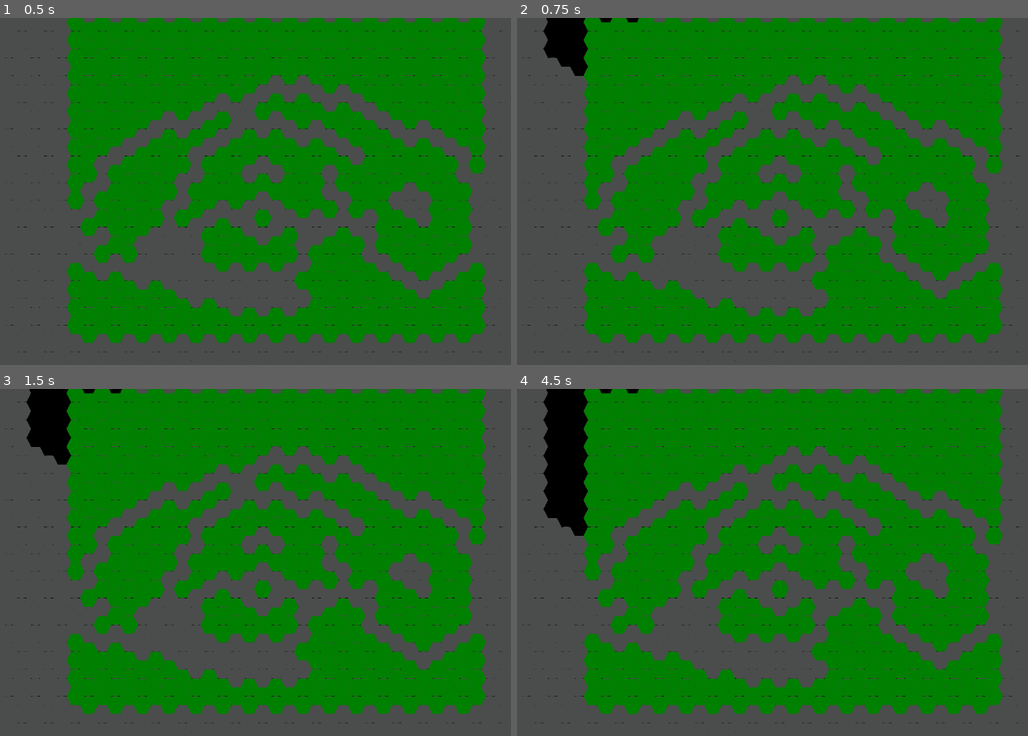
Above: before the commit, frames 1-4 (two rows, left to right).
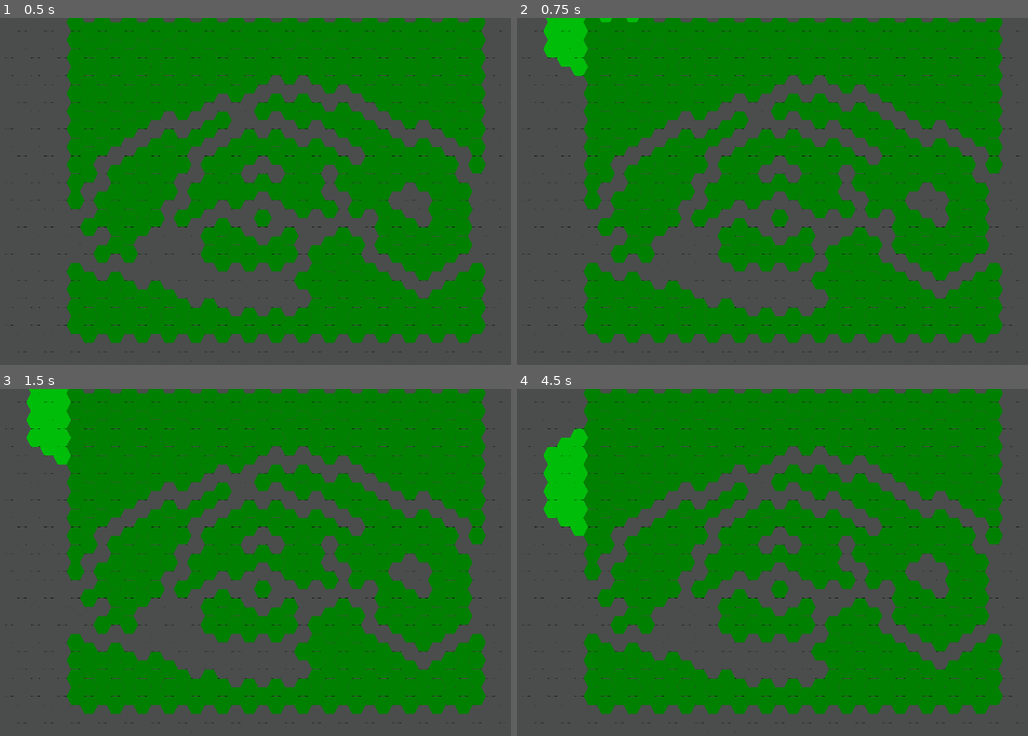
Above: after the commit, the same moments.

Repository: antoskaneet/HehaWar_Classic
Game: Godot game, scene res://scenes/Main.tscn
Same seed, same stepped clock (60 frames per second), same inputs: the game is played once before the commit and once after it.
Inputs (mouse positions are in pixels of both pictures, inside the frame that each line leads up to):
- Up to frame 1 (0.5 s): no input
- Up to frame 2 (0.75 s): tap Enter at 0.5 s; move the mouse to (593, 21) at 0.52 s; click (593, 21) at 0.67 s
- Up to frame 3 (1.5 s): tap Space at 1.25 s; move the mouse to (76, 409) at 1.27 s; click (76, 409) at 1.42 s
- Up to frame 4 (4.5 s): tap Enter at 2, 3.5 s; move the mouse to (593, 427) at 2.02 s; click (593, 427) at 2.17 s; tap Space at 2.75, 4.25 s; move the mouse to (593, 447) at 2.77 s; click (593, 447) at 2.92 s; move the mouse to (593, 465) at 3.52 s; click (593, 465) at 3.67 s; move the mouse to (593, 482) at 4.27 s; click (593, 482) at 4.42 s

Frame 1 is identical in both runs. In frame 2, 1.2% of the frame differs, in the area x 5-24%, y 0-17%; in frame 3, 1.6%; in frame 4, 3.2%, in the area x 5-24%, y 0-43%.

Commit message:
movement
prepreprepremovement

Diff:
--- a/core/autoload/PathFinder.gd
+++ b/core/autoload/PathFinder.gd
@@ -2,6 +2,7 @@
 
 var _tilemaplayer
 var _unit
+var movement_area_mass = []
 
 func set_tilemaplayer(tilemaplayer: TileMapLayer):
 	_tilemaplayer = tilemaplayer
@@ -30,7 +31,8 @@
 
 	return neighbors
 
-func get_reachable_tiles(unit: Node) -> Dictionary:
+func get_movement_area(unit: Node) -> Array:
+	movement_area_mass.clear()
 	var start = _tilemaplayer.local_to_map(_unit.position)
 	var max_steps = _unit.data.radius
 	var visited := { start: 0 }
@@ -54,8 +56,11 @@
 			visited[neighbor] = cost + 1
 			frontier.append({ "pos": neighbor, "cost": cost + 1 })
 
-			var mega = GridRegistry.get_hex(neighbor, "grass")
-			if mega:
-				mega.bob()
+			var movement_area_cell = GridRegistry.get_hex(neighbor, "grass")
+			movement_area_mass.append(movement_area_cell)
 
-	return visited
+	return movement_area_mass
+
+func get_path_move(grass: Node):
+	#в процессе
+	return
--- a/core/autoload/UnitSelector.gd
+++ b/core/autoload/UnitSelector.gd
@@ -1,13 +1,23 @@
 extends Node
 
 var hex_grid = HexGrid.new()
+var grass_mass: Array
+var current_unit: Node
 
 func register_unit(unit: Node):
 	unit.unit_selected.connect(_on_unit_selected)
 	print("Подписан на сигнал юнита: ", unit.name)
 
+func register_grass(grass: Node):
+	grass.grass_selected.connect(_on_hex_grass_selected)
+
 func _on_unit_selected(unit: Node):
 	print("Выбран юнит:", unit)
 	PathFinder.set_seleted_unit(unit)
-	PathFinder.get_reachable_tiles(unit)
-	#print("весь массив: ", GridRegistry.hexs)
+	hex_grid.remove_movement_area(grass_mass)
+	grass_mass = PathFinder.get_movement_area(unit)
+	hex_grid.set_movement_area(grass_mass)
+	current_unit = unit
+
+func _on_hex_grass_selected(grass: Node):
+	hex_grid.move(current_unit, grass, grass_mass)
--- a/core/movementsystem/HexGrid.gd
+++ b/core/movementsystem/HexGrid.gd
@@ -1,24 +1,17 @@
 extends RefCounted
 
+# ето типо Movement, лень менять названия
 class_name HexGrid
 
-func get_movement_area(hex_coord: Vector2, radius: int) -> Array:
-	var result = []
-	var q0 = int(hex_coord.x)
-	var r0 = int(hex_coord.y)
+func set_movement_area(grass_mass: Array):
+	for grass in grass_mass:
+		grass.activate()
 
-	for dq in range(-radius, radius + 1):
-		var r_min = max(-radius, -dq - radius)
-		var r_max = min(radius, -dq + radius)
-		for dr in range(r_min, r_max + 1):
-			var q = q0 + dq
-			var r = r0 + dr
-			var tile_pos = Vector2i(q, r)
+func remove_movement_area(grass_mass: Array):
+	for grass in grass_mass:
+		grass.un_activate()
 
-			var has_grass = GridRegistry.get_hex(tile_pos, "grass")
-			var has_unit = GridRegistry.get_hex(tile_pos, "unit")
-
-			if has_grass and not has_unit:
-				result.append(has_grass)
-
-	return result
+func move(_unit, grass, grass_mass):
+	var finish = grass.position
+	_unit.position = finish
+	remove_movement_area(grass_mass)
--- a/scenes/tiles/terrain/Grass.tscn
+++ b/scenes/tiles/terrain/Grass.tscn
@@ -7,13 +7,14 @@
 [node name="Grass" type="Node2D"]
 script = ExtResource("1_wjatl")
 
-[node name="Sprite2D" type="Sprite2D" parent="."]
+[node name="GrassTexture" type="Sprite2D" parent="."]
 texture = ExtResource("1_geyqd")
 
 [node name="GrassInput" type="Area2D" parent="."]
+visible = false
 script = ExtResource("2_hpkp1")
 
 [node name="GrassZone" type="CollisionPolygon2D" parent="GrassInput"]
 polygon = PackedVector2Array(-62, 125, -126, 1, -64, -122, 62, -123, 125, 0, 64, 123)
 
-[node name="Node" type="Node" parent="."]
+[connection signal="input_event" from="GrassInput" to="GrassInput" method="_on_input_event"]
--- a/scripts/tiles/terrain/Grass.gd
+++ b/scripts/tiles/terrain/Grass.gd
@@ -1,10 +1,26 @@
 extends Node
 
+@onready var grass_input = $GrassInput
 @onready var grass = self
+
+signal grass_selected(grass: Node)
+
 
 func _ready() -> void:
 	add_to_group("grass")
 	GridRegistry.registry(grass, grass.global_position)
+	grass_input.grass_selected.connect(_on_hex_grass_selected)
+	UnitSelector.register_grass(self)
 
-func bob():
-	self.queue_free()
+func activate():
+	grass_input.visible = true
+	grass_input.monitoring = true
+	$GrassTexture.texture = preload("res://assets/blackhex.png")
+
+func un_activate():
+	grass_input.visible = false
+	grass_input.monitoring = false
+	$GrassTexture.texture = preload("res://assets/bluehex.png")
+
+func _on_hex_grass_selected():
+	emit_signal("grass_selected", grass)
--- a/scripts/tiles/terrain/GrassInput.gd
+++ b/scripts/tiles/terrain/GrassInput.gd
@@ -1 +1,12 @@
 extends Node
+
+signal grass_selected()
+
+func _ready() -> void:
+	self.monitoring = false
+	self.visible = false
+
+func _on_input_event(viewport: Node, event: InputEvent, shape_idx: int) -> void:
+	if event is InputEventMouseButton and event.pressed and event.button_index == MOUSE_BUTTON_LEFT:
+		print("click_grass")
+		emit_signal("grass_selected")
--- a/scripts/tiles/units/unit/Unit.gd
+++ b/scripts/tiles/units/unit/Unit.gd
@@ -4,10 +4,10 @@
 @onready var unit = self
 
 signal unit_selected(unit: Node)
+
 var data = UnitData.new()
 
 func _ready():
-	print("hex_loaded")
 	add_to_group("unit")
 	GridRegistry.registry(unit, unit.global_position)
 	inputunit.unit_selected.connect(_on_hex_unit_selected)
